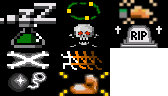
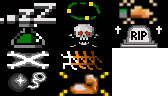
Layer changes from the first 168×96 image to the second:
painted on "statusEffects.png" over [110, 48, 112, 96]
